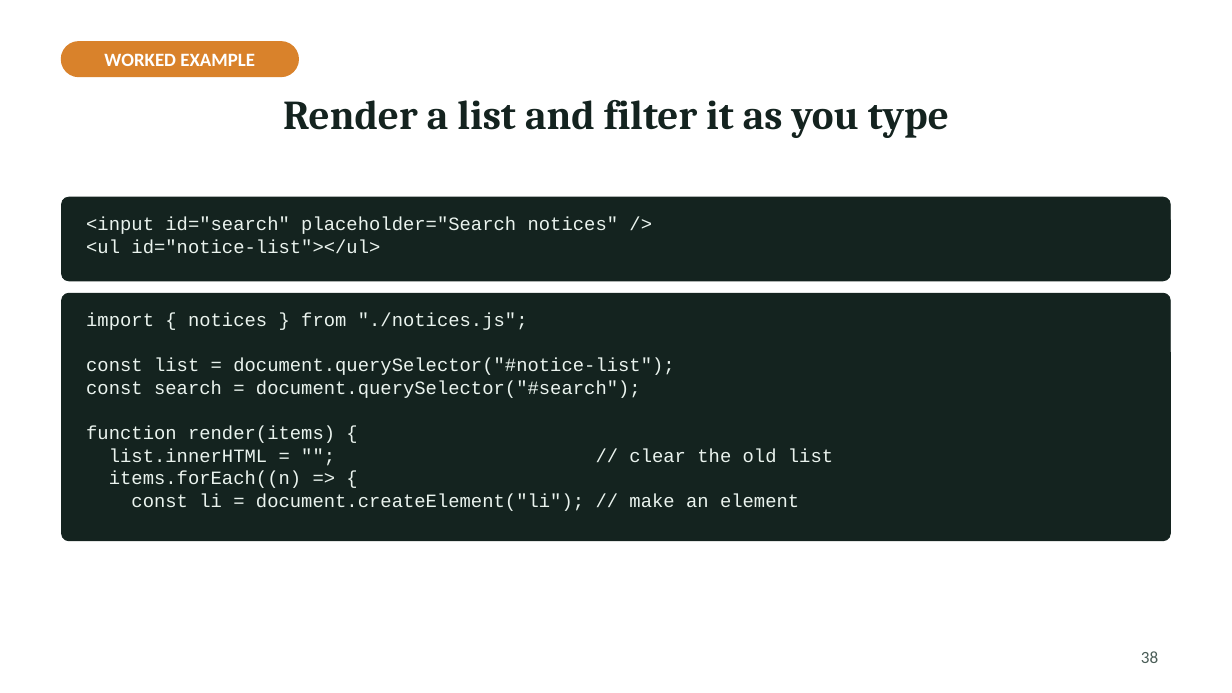
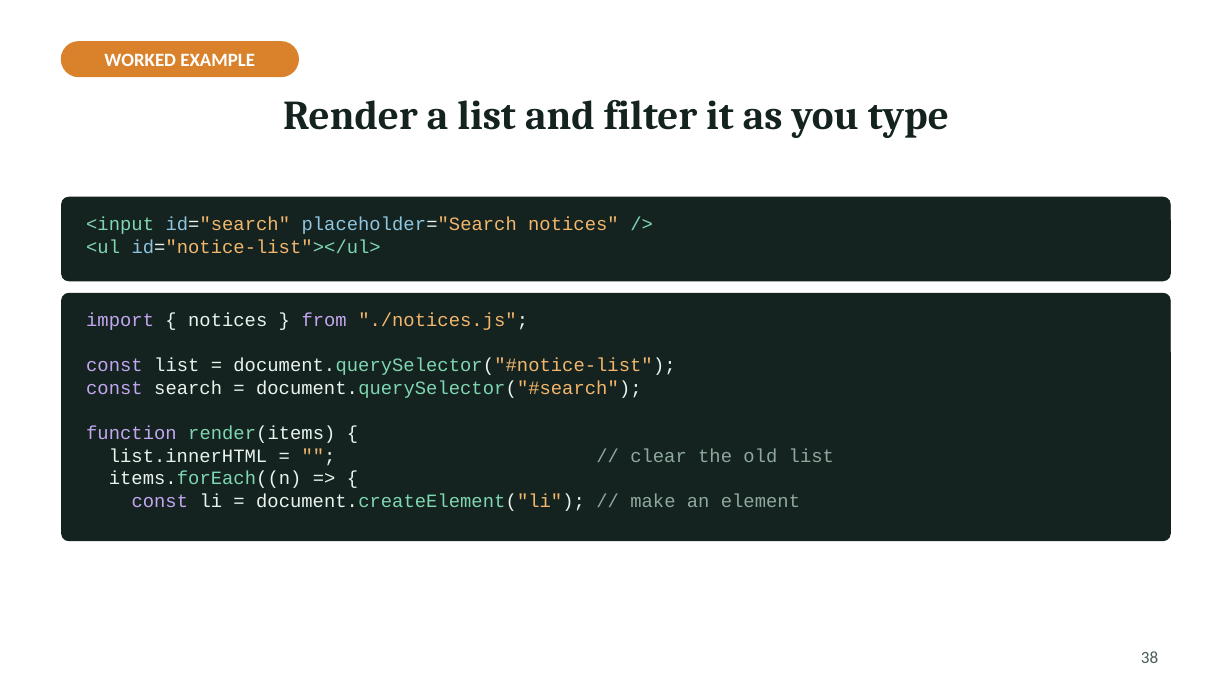
Before and after one commit to Haydzz9/sae104-site, a slide deck: slide 38 of downloads/lecture/Week_04_Lecture_How_the_web_works_JavaScript_essentials.pptx. Drawn at 1232x693 pixels with LibreOffice and Linux fonts; fonts in the diff are those of the drawing. Boxes give left, top, right and bottom in pixels: in the first picture for what was removed or moved away, otherwise in the second. Text is boxed around its words. In the diff, an @@ line names an element or a change of style, - is before the commit and + after.

```diff
--- a/downloads/lecture/Week_04_Lecture_How_the_web_works_JavaScript_essentials.pptx
+++ b/downloads/lecture/Week_04_Lecture_How_the_web_works_JavaScript_essentials.pptx
@@ text "<input id="search" placeholder="Search notices" />" at (x1=86, y1=217, x2=619, y2=253): text colour #EAF3EE to #7FD6B2 in "<input />", "<ul id="notice-list"></ul>"; text colour #EAF3EE to #8EC5E0 in "id="search" placeholder="Search", "id="notice-list"></ul>"; text colour #EAF3EE to #F2B66D in "id="search" placeholder="Search notices"", "id="notice-list"></ul>" @@
@@ text "import { notices } from ..." at (x1=86, y1=313, x2=834, y2=511): text colour #EAF3EE to #C3A6F0 in "import from", "const", "const", "function" and 1 more places; text colour #EAF3EE to #F2B66D in ""./notices.js";", "document.querySelector("#notice-list");", "document.querySelector("#search");", """;" and 1 more places; text colour #EAF3EE to #7FD6B2 in "document.querySelector("#notice-list");", "document.querySelector("#search");", "render(items)", "items.forEach((n)" and 1 more places; text colour #EAF3EE to #8FA89E in "// clear the old list", "// make an element" @@
```
Also in this commit, not shown: 18 other slides changed, 21 other files.
